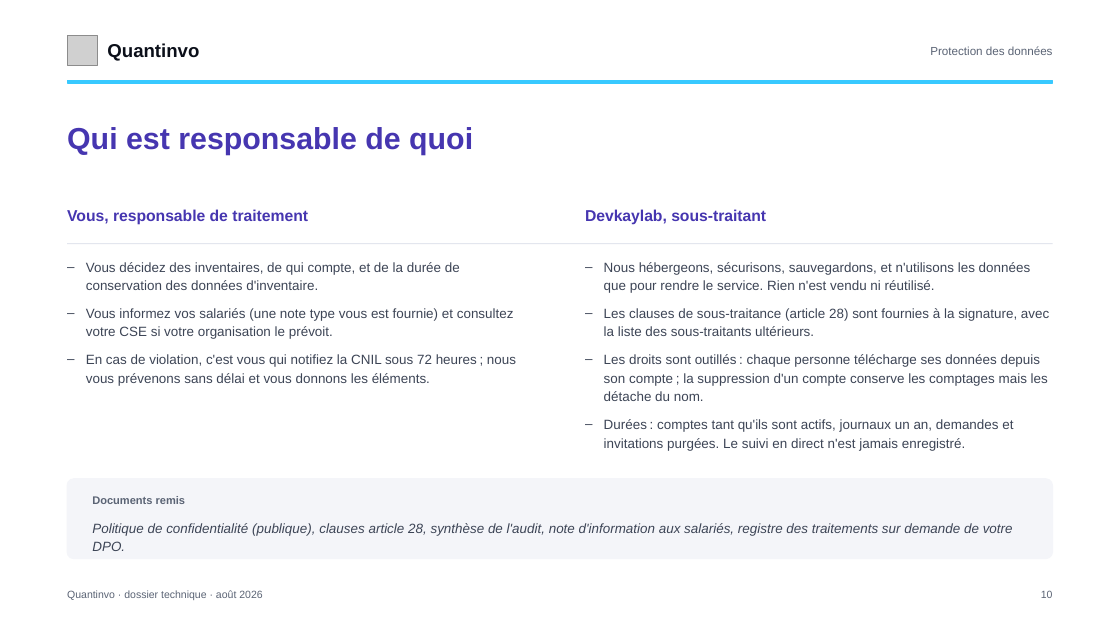
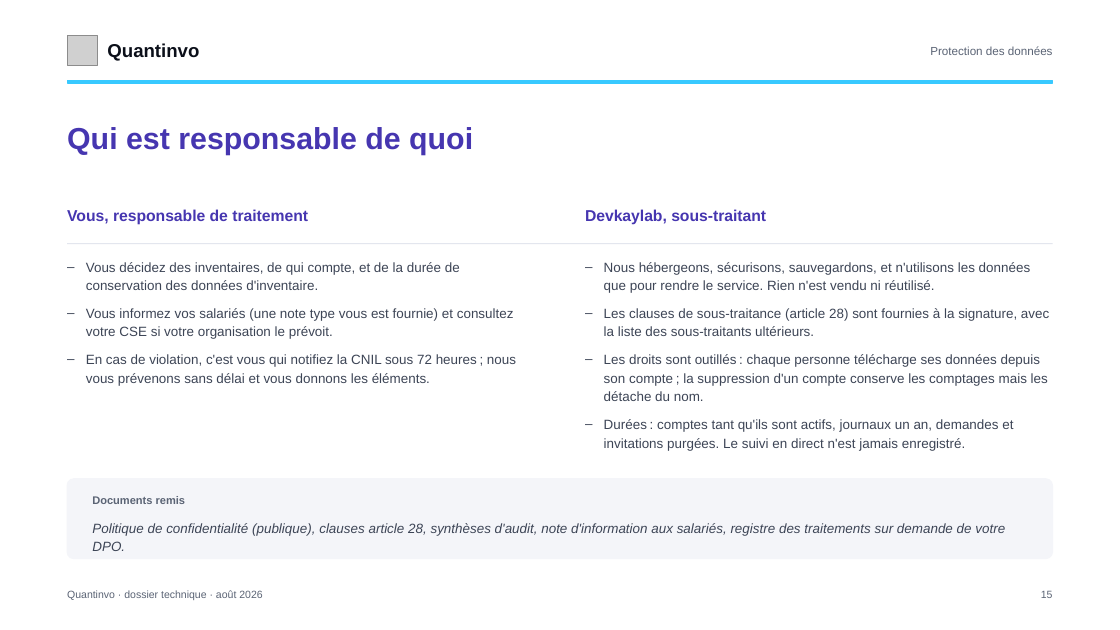
Before and after one commit to devkaylab/Inventaire, a slide deck: slide 15 of docs/entreprise/deck/Quantinvo-dossier-DSI.pptx (slide 10 before the commit). Drawn at 1120x630 pixels with LibreOffice and Linux fonts; fonts in the diff are those of the drawing; grey boxes stand for pictures. Boxes give left, top, right and bottom in pixels: in the first picture for what was removed or moved away, otherwise in the second. Text is boxed around its words. In the diff, an @@ line names an element or a change of style, - is before the commit and + after.

```diff
--- a/docs/entreprise/deck/Quantinvo-dossier-DSI.pptx
+++ b/docs/entreprise/deck/Quantinvo-dossier-DSI.pptx
@@ text at [92, 523, 1005, 551]: text changed @@
-Politique de confidentialité (publique), clauses article 28, synthèse de l'audit, note d'information aux salariés, registre des traitements sur demande de votre DPO.
+Politique de confidentialité (publique), clauses article 28, synthèses d'audit, note d'information aux salariés, registre des traitements sur demande de votre DPO.
@@ text at [1041, 591, 1053, 598]: text changed @@
-10
+15
```
Also in this commit, not shown: 11 other slides changed, 5 slides added, 25 other files.
